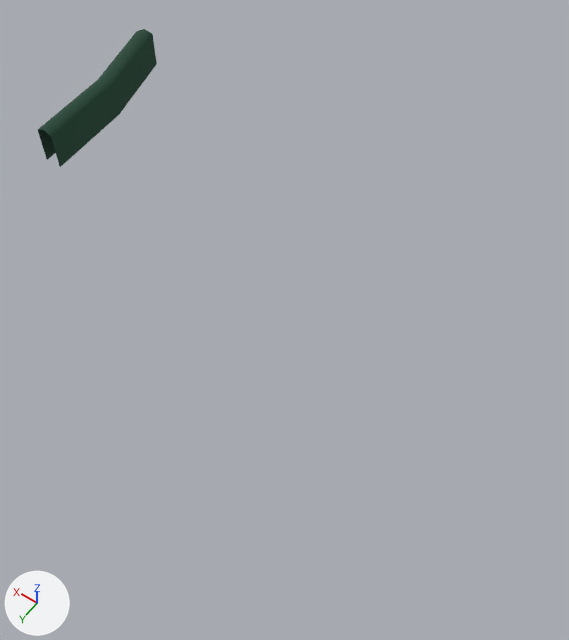
The FBX model BrackeysGameJam/Assets/_Main/Models/Walls/Ring32.fbx: old version first, new version second.
One viewpoint serves both versions: a camera (50 mm lens) standing at (-96.5, 34.0, 49.5) and looking at (-73.3, 1.6, -1.5). Lighting does not change. The marker at lower left points along +X, +Y and +Z. Where no turn or scale is listed for an object, it has been applied to the vertices.

The first picture shows 'Ring32'.
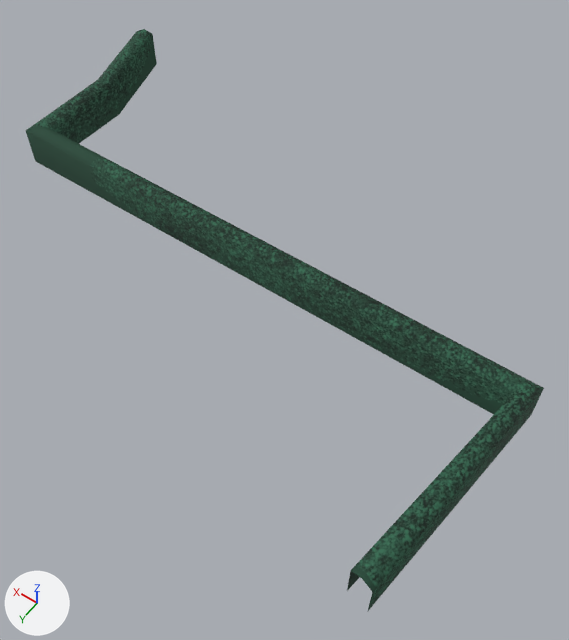
What differs and where, as boxes (x1, y1, x2, y2) in the pictures (569 x 640 px):
'Ring32', reshaped (332% wider, 320% taller)
    before: (38, 29, 157, 167)
    after: (26, 29, 544, 612)
part 1 of me_circle_085, built on
    before: (38, 79, 119, 167)
    after: (26, 79, 544, 612)

Edits to the bpy script that builds the scene:
```text
Change me_circle_085:
    used by ob_ring32; location = (0.0, 0.0, 0.0)
    verts and faces of me_circle_085; kept vertices keep their numbers, new ones are numbered from 15
    before: 0 (-44.6, 0.0, 0.0) at pixel (46, 160), 3 (-46.3, 0.0, 0.0) at pixel (59, 167), 6 (-44.6, 0.0, 3.6) at pixel (37, 129), 9 (-46.3, 0.0, 3.6) at pixel (51, 136), 12 (-45.4, 0.0, 4.0) at pixel (43, 129)
    remove me_circle_085.from_pydata(...)  # 15 vertices, 8 faces; spans x -46.3..-41.2, y -17.7..0.0, z 0.0..4.0
    add me_circle_085.from_pydata(...)  # 25 vertices, 16 faces; spans x -93.7..-41.2, y -17.7..18.2, z 0.0..4.0
    me_circle_085 part 1
    add verts[0] = (-43.8, 0.7, 0.0)  # moved, pixel (35, 161)
    add verts[6] = (-43.8, 0.7, 3.6)  # moved, pixel (25, 130)
    add verts[3] = (-45.3, -0.7, 0.0)  # moved
    add verts[9] = (-45.3, -0.7, 3.6)  # moved, pixel (48, 128)
    add verts[12] = (-44.5, 0.0, 4.0)  # moved, pixel (36, 125)
    add for new, old in zip([15, 16, 17], [3, 9, 12]): verts[new] = verts[old] + (-48.4, 0.0, 0.0)
    add verts[18] = (-92.1, 0.8, 0.0)
    add verts[19] = (-89.7, 17.8, 0.0)  # pixel (346, 591)
    add verts[20] = (-91.4, 18.2, 0.0)  # pixel (367, 612)
    add for new, old in zip([21, 22, 23], [18, 19, 20]): verts[new] = verts[old] + (0.0, 0.0, 3.6)
    add verts[24] = (-90.6, 18.0, 4.0)  # pixel (361, 578)
    add faces += [(9, 12, 17, 16), (6, 21, 17, 12), (3, 9, 16, 15), (0, 18, 21, 6), (16, 17, 24, 23), (17, 21, 22, 24)]
    add faces += [(18, 19, 22, 21), (15, 16, 23, 20)]
```
